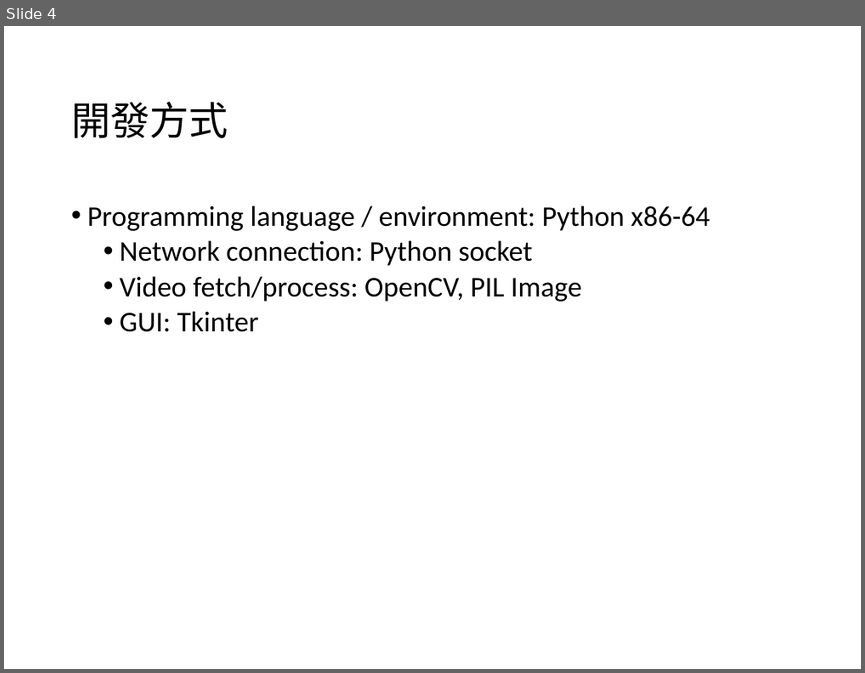
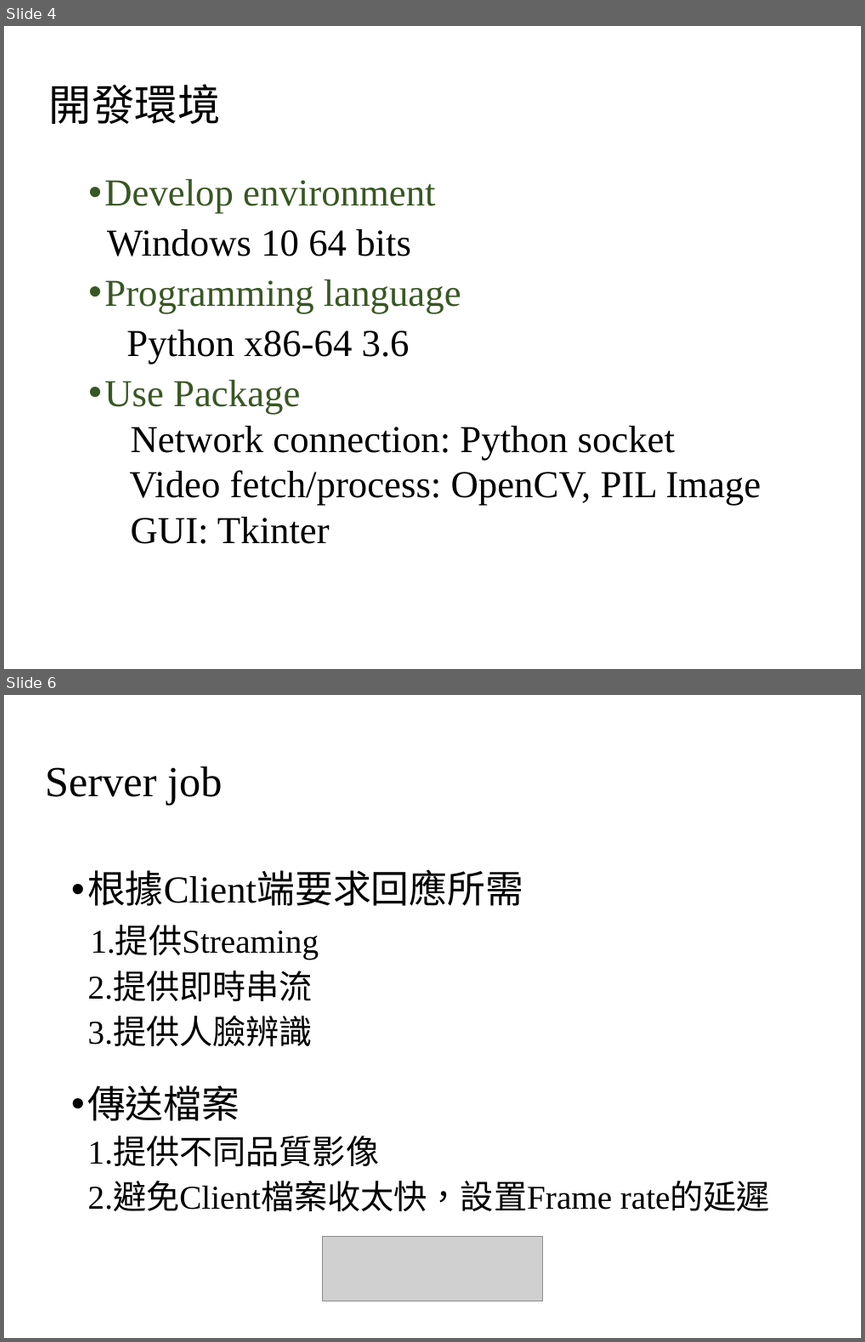
Before and after one commit to yth98/network-media, a slide deck: Report.ppt. Shown one above the other, each under a label of ours: slide 4 before the commit, slides 4 and 6 after it; the slides between them are not shown. The pictures are 865x673 and 865x1342 pixels, drawn with LibreOffice and Linux fonts; fonts in the diff are those of the drawing; grey boxes stand for pictures. Boxes give left, top, right and bottom in pixels: in the first picture for what was removed or moved away, otherwise in the second. Text is boxed around its words. In the diff, an @@ line names an element or a change of style, - is before the commit and + after.

```diff
--- a/Report.ppt
+++ b/Report.ppt
@@ slide 6 added at <box>4,695,861,1338</box>, background #FFFFFF @@
@@ title added at <box>45,766,222,805</box>, 36 pt, text #000000 @@
+Server job
@@ text added at <box>87,869,770,1212</box>, 28 pt, text #000000 @@
+• 根據Client端要求回應所需
+1.提供Streaming
+2.提供即時串流
+3.提供人臉辨識
+• 傳送檔案
+1.提供不同品質影像
+2.避免Client檔案收太快，設置Frame rate的延遲
@@ picture added at <box>322,1236,542,1301</box> @@
@@ slide 4 changed as well @@
@@ title at <box>49,84,221,124</box>: text changed; size 33 to 36 pt; font Calibri to Noto Sans CJK SC @@
-開發方式
+開發環境
@@ text "Develop environment": place and size @@
-text "Develop environment" at <box>87,205,710,332</box>
+text "Develop environment" at <box>104,179,760,544</box>
@@ text at <box>104,179,461,414</box>: text changed; size 24 to 32 pt; font Calibri to Times New Roman; text colour #000000 to #385723 @@
-• Programming language / environment: Python x86-64
+• Develop environment
+Windows 10 64 bits
+• Programming language
+Python x86-64 3.6
+• Use Package
@@ text at <box>130,426,760,544</box>: size 24 to 32 pt, font Calibri to Times New Roman in "Network connection: Python socket", "Video fetch/process: OpenCV, PIL Image", "GUI: Tkinter"; bullet • to none @@
```
Also in this commit, not shown: 5 other slides changed, 3 other slides added, 2 slides removed, 4 other files.
